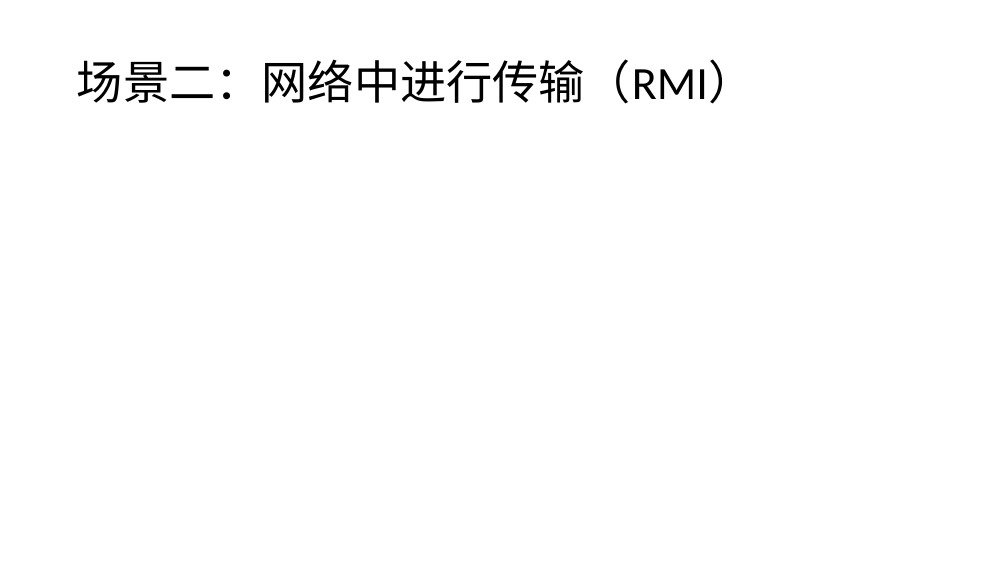
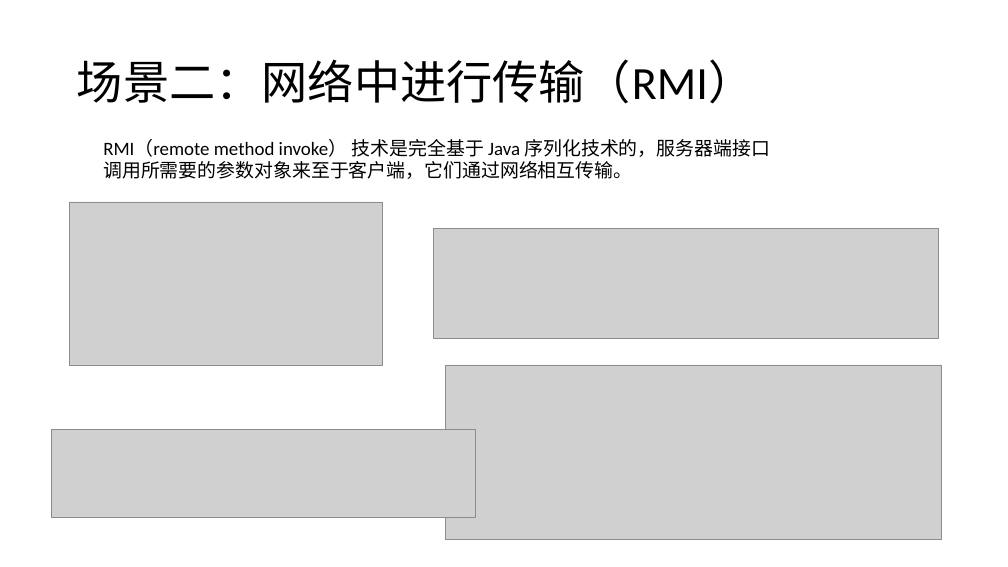
Before and after one commit to lanlanlanlanlanchengzhu/IdeaProjectsGit, a slide deck: slide 5 of doc/Java序列化 .pptx. Drawn at 1008x567 pixels with LibreOffice and Linux fonts; fonts in the diff are those of the drawing; grey boxes stand for pictures. Boxes give left, top, right and bottom in pixels: in the first picture for what was removed or moved away, otherwise in the second. Text is boxed around its words. In the diff, an @@ line names an element or a change of style, - is before the commit and + after.

Commit message:
序列化PPT

```diff
--- a/doc/Java序列化 .pptx
+++ b/doc/Java序列化 .pptx
@@ text added at box(103, 139, 770, 179), 18 pt, text #000000 @@
+RMI（remote method invoke） 技术是完全基于 Java 序列化技术的，服务器端接口调用所需要的参数对象来至于客户端，它们通过网络相互传输。
@@ picture added at box(70, 202, 383, 365) @@
@@ picture added at box(433, 228, 939, 339) @@
@@ picture added at box(445, 365, 942, 540) @@
@@ picture added at box(51, 430, 476, 517) @@
```
Also in this commit, not shown: 1 other slide changed, 5 slides added, 4 other files.
